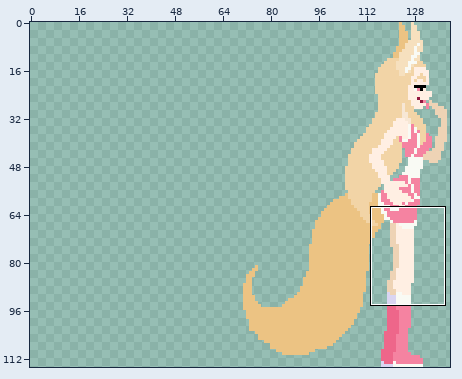
One commit to this sprite sheet: assets/sprites/Fallacia.png. The first picture is a wide view before the edit; the outline marks the close-up.
Close-up. Before the commit:
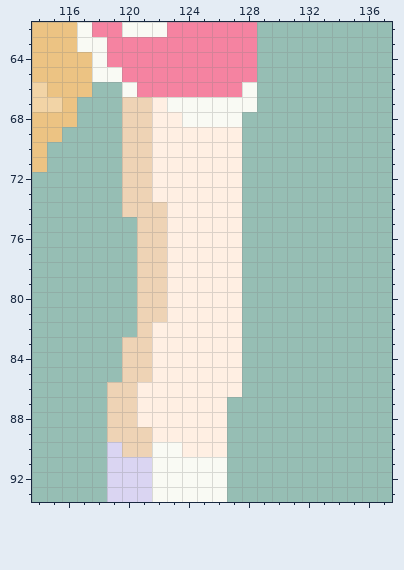
The file is 68x115 pixels. Shown: x 114..137, y 62..93. The old version is drawn lined up with the new one, on the new canvas. The commit also changed other parts of the picture, which this record leaves out.
And afterwards:
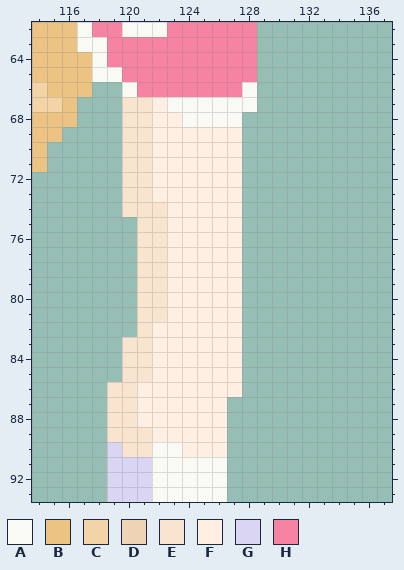
Palette (. is transparent): A #f9faf4  B #ecc383  C #f2d4a6  D #eed3b5  E #f9e5cf  F #ffefe3  G #dad5f2  H #f583a1
Diff:
canvas 68x115 -> 140x115, the old top-left corner now at 71,0
y 67..73: x 120..121 DD -> EE
y 74: x 120..122 DDD -> EEE
y 75..81: x 121..122 DD -> EE
y 82: x 121 D -> E
y 83..85: x 120..121 DD -> EE
y 86..88: x 119..120 DD -> EE
y 89: x 119..121 DDD -> EEE
y 90: x 120..121 DD -> EE
Pixel boxes of the changes (left, top, right, bottom) in both close-ups:
changed: (107, 97, 167, 457)
